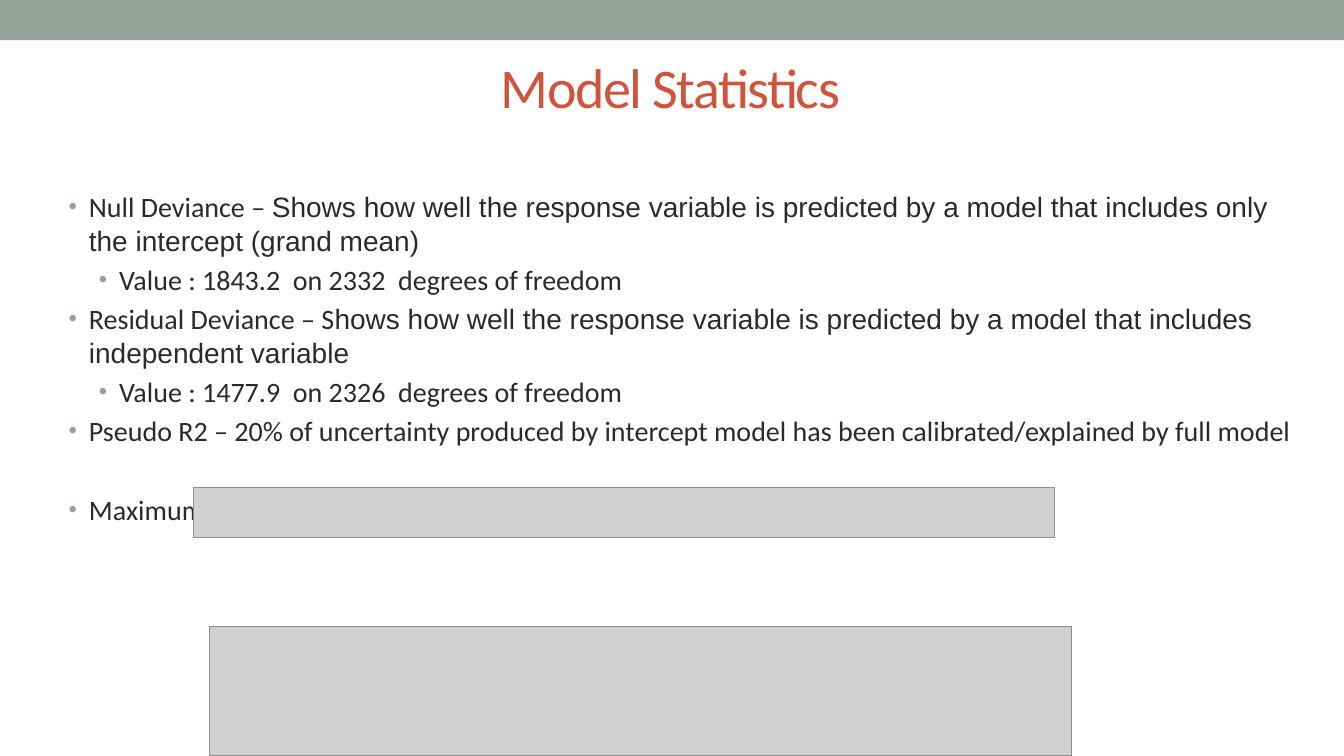
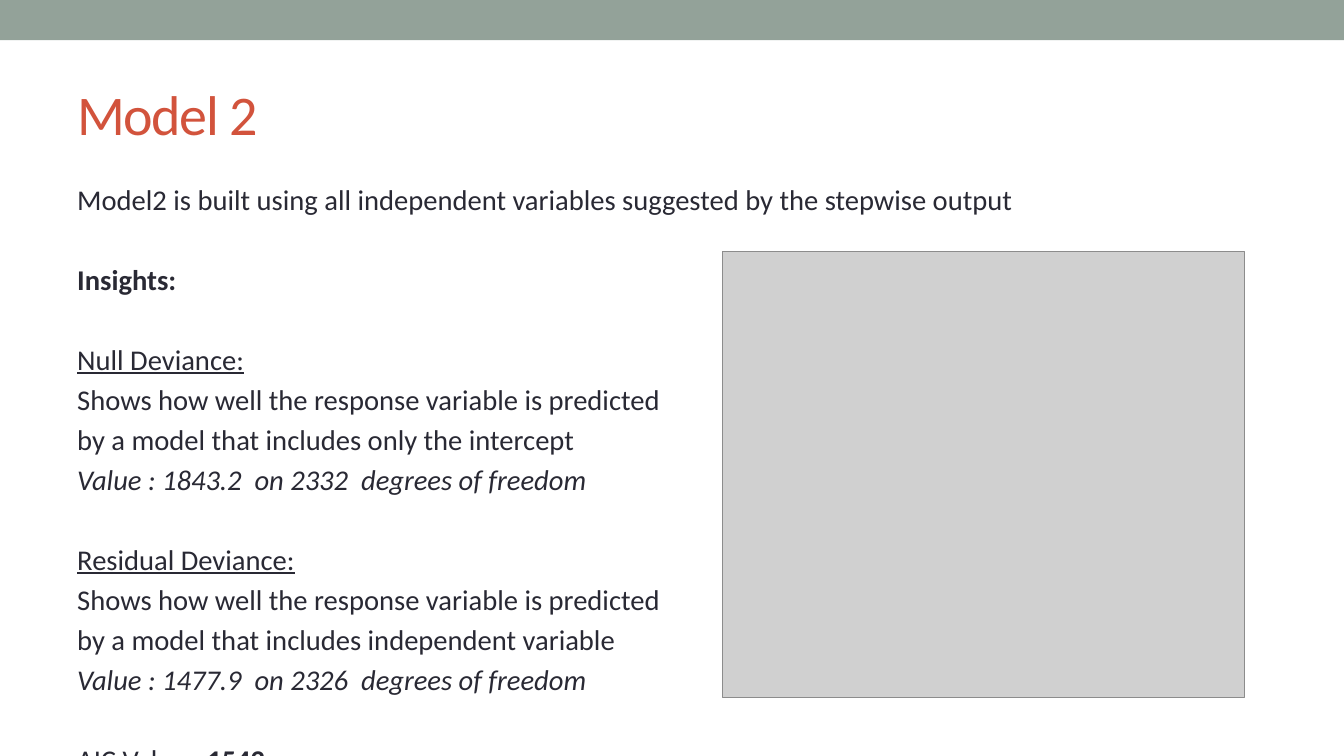
Before and after one commit to VickyVykciV/rProgramming, a slide deck: slide 11 of presentations/Churn_Analysis.pptx. Drawn at 1344x756 pixels with LibreOffice and Linux fonts; fonts in the diff are those of the drawing; grey boxes stand for pictures. Boxes give left, top, right and bottom in pixels: in the first picture for what was removed or moved away, otherwise in the second. Text is boxed around its words. In the diff, an @@ line names an element or a change of style, - is before the commit and + after.

```diff
--- a/presentations/Churn_Analysis.pptx
+++ b/presentations/Churn_Analysis.pptx
@@ title at (77, 96, 257, 136): text changed @@
-Model Statistics
+Model 2
@@ text "Model2 is built using all ...": place and size @@
-text "Model2 is built using all ..." at (89, 196, 1290, 527)
+text "Model2 is built using all ..." at (77, 190, 1012, 695)
@@ text at (77, 190, 1012, 455): text changed; size 20 to 20.4 pt; font Arial to Calibri @@
-• Null Deviance – Shows how well the response variable is predicted by a model that includes only the intercept (grand mean)
+Model2 is built using all independent variables suggested by the stepwise output
+Insights:
+Null Deviance:
+Shows how well the response variable is predicted
+by a model that includes only the intercept
@@ picture added at (722, 252, 1244, 698) @@
@@ text at (89, 421, 1290, 527): text changed; size 20 to 20.4 pt @@
-• Pseudo R2 – 20% of uncertainty produced by intercept model has been calibrated/explained by full model
-• Maximum Likelihood Estimator - Model 1 fairs better than intercept model
+AIC Value : 1542
@@ text at (77, 470, 586, 695): size 20 to 20.4 pt, italic on in "Value : 1843.2 on 2332 degrees of ...", "Value : 1477.9 on 2326 degrees of ..."; bullet • to none; list level 2 to 1 in "Value : 1843.2 on 2332 ..." @@
@@ picture removed at (193, 487, 1055, 537) @@
@@ text at (77, 550, 660, 655): text changed; size 20 to 20.4 pt; font Arial to Calibri @@
-• Residual Deviance – Shows how well the response variable is predicted by a model that includes independent variable
+Residual Deviance:
+Shows how well the response variable is predicted
+by a model that includes independent variable
@@ picture removed at (210, 627, 1072, 756) @@
```
Also in this commit, not shown: 4 other slides changed, 8 slides added, 6 slides removed, 2 other files.
